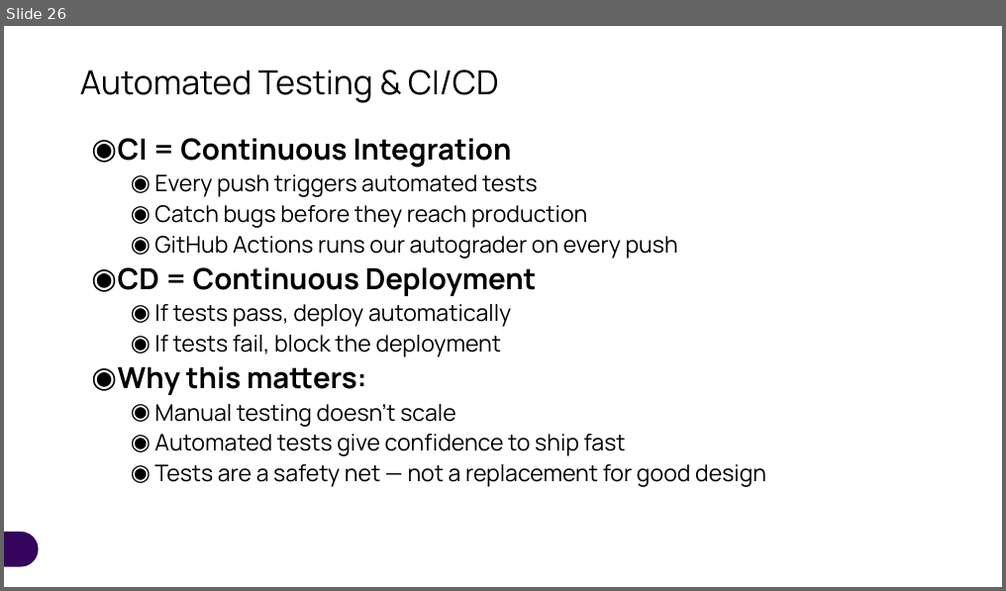
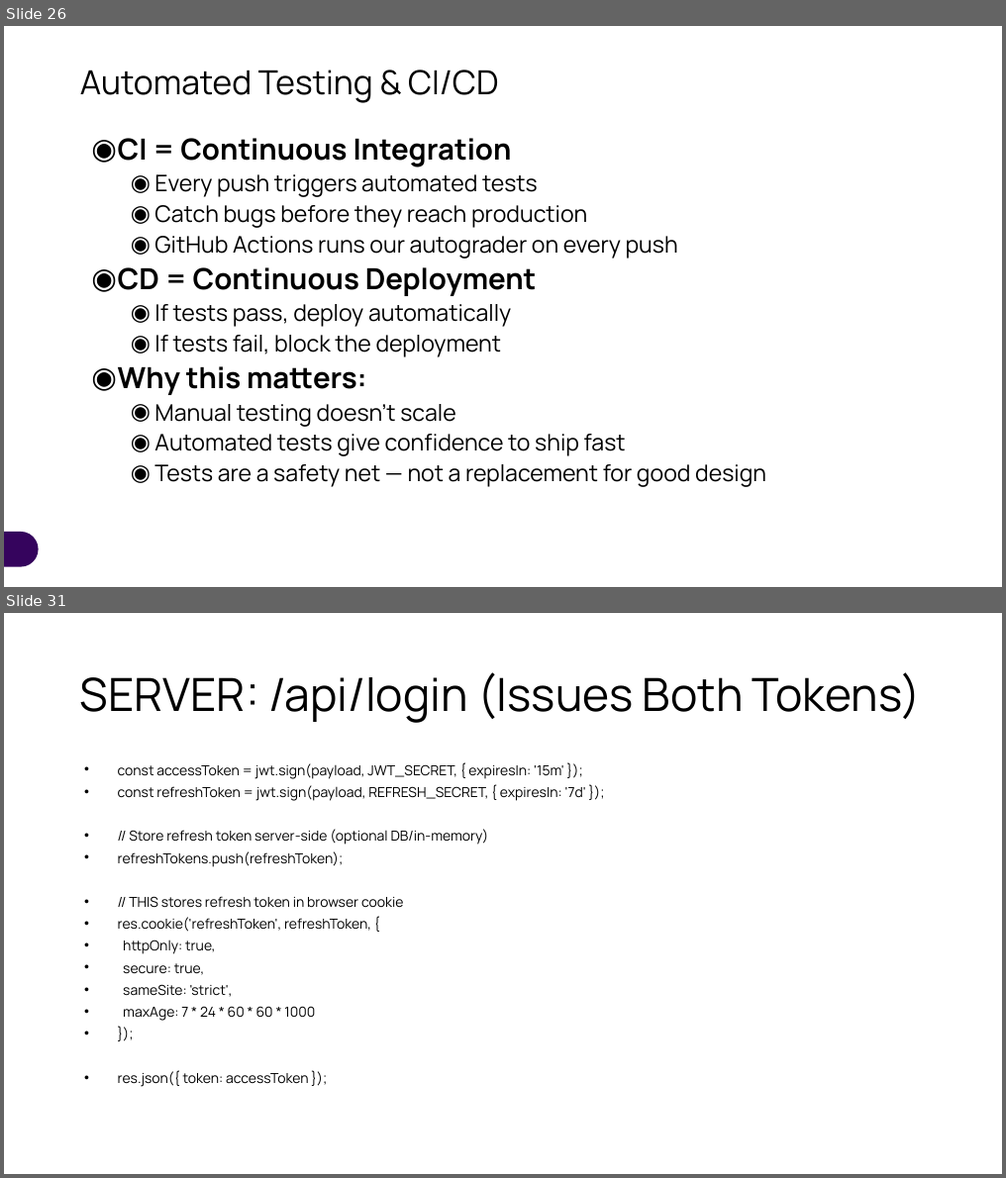
Before and after one commit to RPI-IT/ITWS4500_website, a slide deck: slides/week08/authentication.pptx. Shown one above the other, each under a label of ours: slide 26 before the commit, slides 26 and 31 after it; the slides between them are not shown. The pictures are 1006x591 and 1006x1178 pixels, drawn with LibreOffice and Linux fonts; fonts in the diff are those of the drawing. Boxes give left, top, right and bottom in pixels: in the first picture for what was removed or moved away, otherwise in the second. Text is boxed around its words. In the diff, an @@ line names an element or a change of style, - is before the commit and + after.

```diff
--- a/slides/week08/authentication.pptx
+++ b/slides/week08/authentication.pptx
@@ slide 31 added at [4, 613, 1002, 1174], background #FFFFFF @@
@@ title added at [80, 672, 921, 723], 44 pt, text #000000 @@
+SERVER: /api/login (Issues Both Tokens)
@@ text added at [118, 763, 586, 1087], 13.3 pt, text #000000 @@
+• const accessToken = jwt.sign(payload, JWT_SECRET, { expiresIn: '15m' });
+• const refreshToken = jwt.sign(payload, REFRESH_SECRET, { expiresIn: '7d' });
+• // Store refresh token server-side (optional DB/in-memory)
+• refreshTokens.push(refreshToken);
+• // THIS stores refresh token in browser cookie
+• res.cookie('refreshToken', refreshToken, {
+• httpOnly: true,
+• secure: true,
+• sameSite: 'strict',
+• maxAge: 7 * 24 * 60 * 60 * 1000
+• });
+• res.json({ token: accessToken });
```
Also in this commit, not shown: 26 other slides added, 11 other files.
